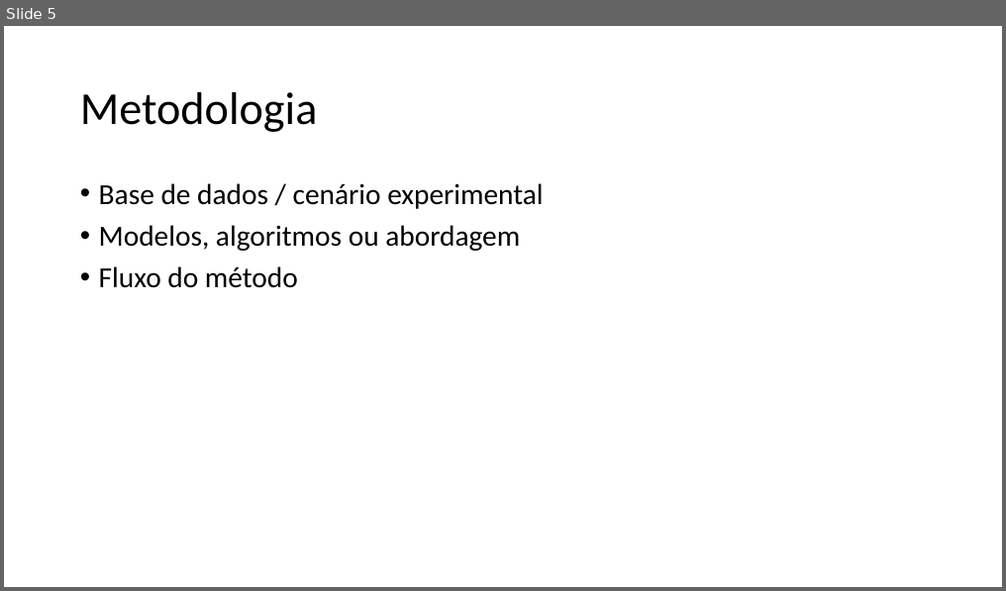
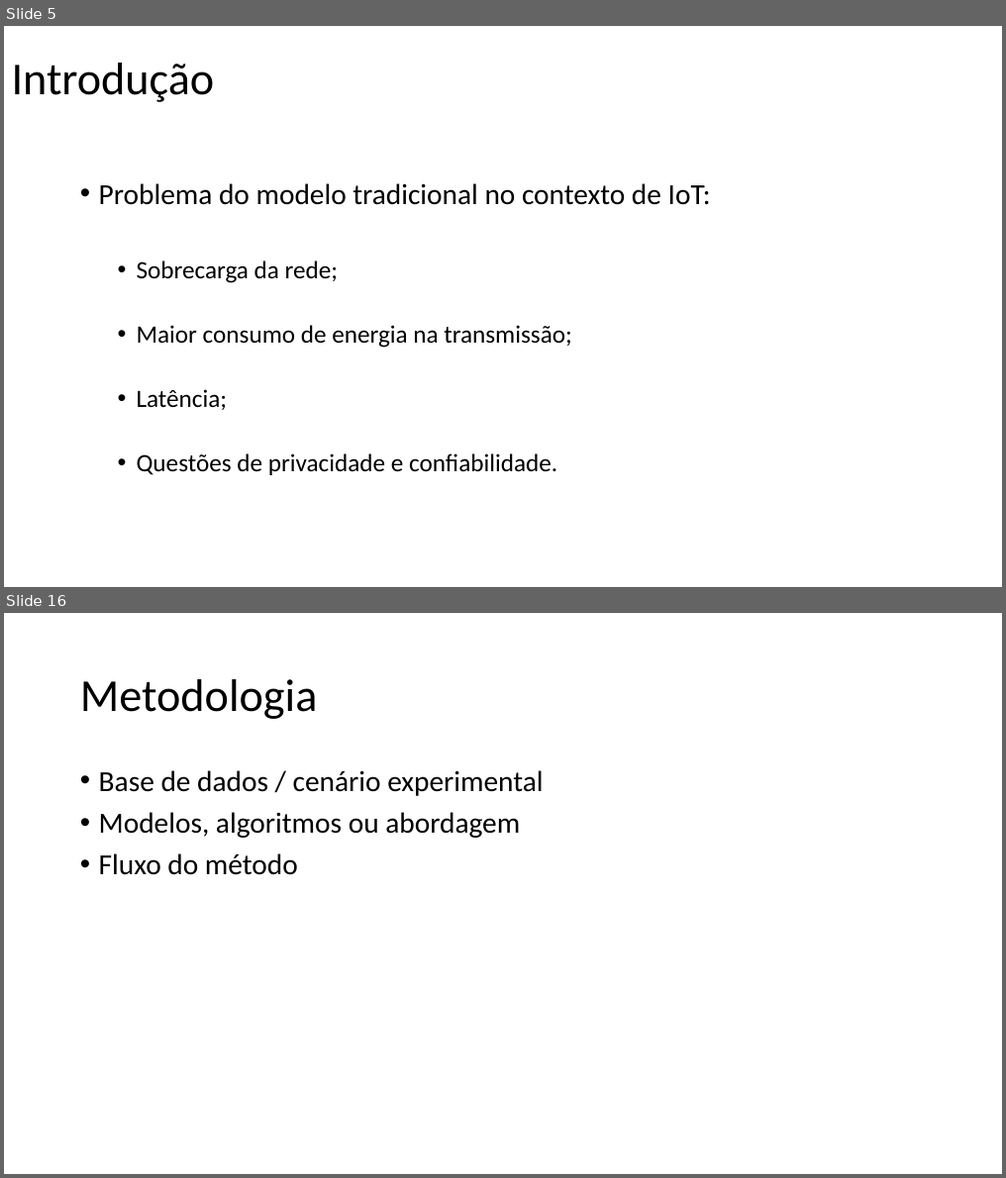
Before and after one commit to Scarpioni/gabriel-59-TP558, a slide deck: 2026/ciclo 1/TP558_X_Template (1).pptx. Shown one above the other, each under a label of ours: slide 5 before the commit, slides 5 and 16 after it; the slides between them are not shown. The pictures are 1006x591 and 1006x1178 pixels, drawn with LibreOffice and Linux fonts; fonts in the diff are those of the drawing. Boxes give left, top, right and bottom in pixels: in the first picture for what was removed or moved away, otherwise in the second. Text is boxed around its words. In the diff, an @@ line names an element or a change of style, - is before the commit and + after.

```diff
--- a/2026/ciclo 1/TP558_X_Template (1).pptx
+++ b/2026/ciclo 1/TP558_X_Template (1).pptx
@@ slide 5 added at (4, 26, 1002, 587), background #FFFFFF @@
@@ title added at (12, 63, 215, 102), 44 pt, text #000000 @@
+Introdução
@@ text added at (99, 183, 711, 475), 24 pt, text #000000 @@
+• Problema do modelo tradicional no contexto de IoT:
+  • Sobrecarga da rede;
+  • Maior consumo de energia na transmissão;
+  • Latência;
+  • Questões de privacidade e confiabilidade.
@@ what was slide 5 is now slide 16 @@
```
Also in this commit, not shown: 1 slide changed, 24 other slides added, 3 slides removed.
